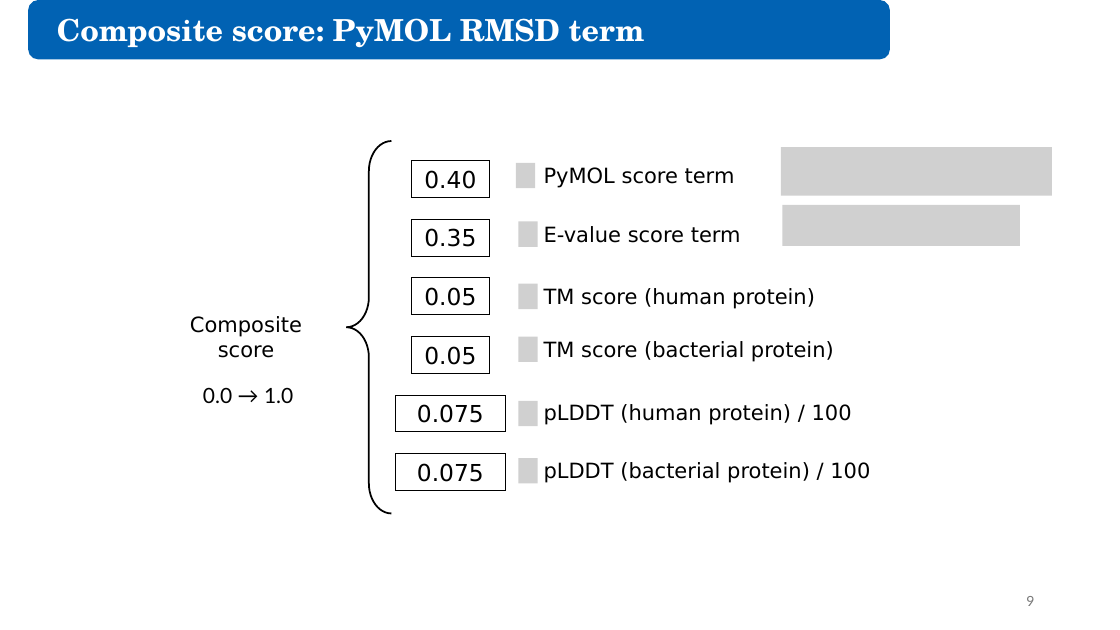
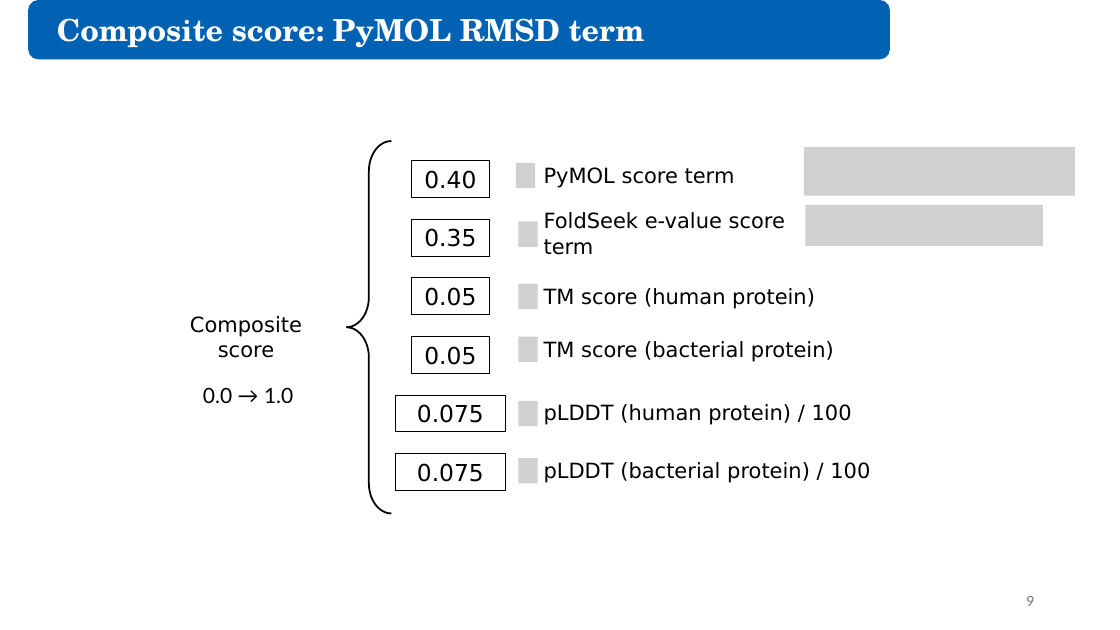
Before and after one commit to juliandeanmoran/BISSH, a slide deck: slide 9 of reports/2026-08-28_projectUpdate_3/2026-08-28_projectUpdate_3_jmoran.pptx. Drawn at 1120x630 pixels with LibreOffice and Linux fonts; fonts in the diff are those of the drawing; grey boxes stand for pictures. Boxes give left, top, right and bottom in pixels: in the first picture for what was removed or moved away, otherwise in the second. Text is boxed around its words. In the diff, an @@ line names an element or a change of style, - is before the commit and + after.

```diff
--- a/reports/2026-08-28_projectUpdate_3/2026-08-28_projectUpdate_3_jmoran.pptx
+++ b/reports/2026-08-28_projectUpdate_3/2026-08-28_projectUpdate_3_jmoran.pptx
@@ picture: place and size @@
-picture at [781, 147, 1053, 196]
+picture at [804, 147, 1075, 196]
@@ picture: place and size @@
-picture at [782, 205, 1020, 246]
+picture at [806, 205, 1044, 246]
@@ text at [544, 212, 785, 255]: text changed @@
-E-value score term
+FoldSeek e-value score term
```
Also in this commit, not shown: 4 other slides changed.
